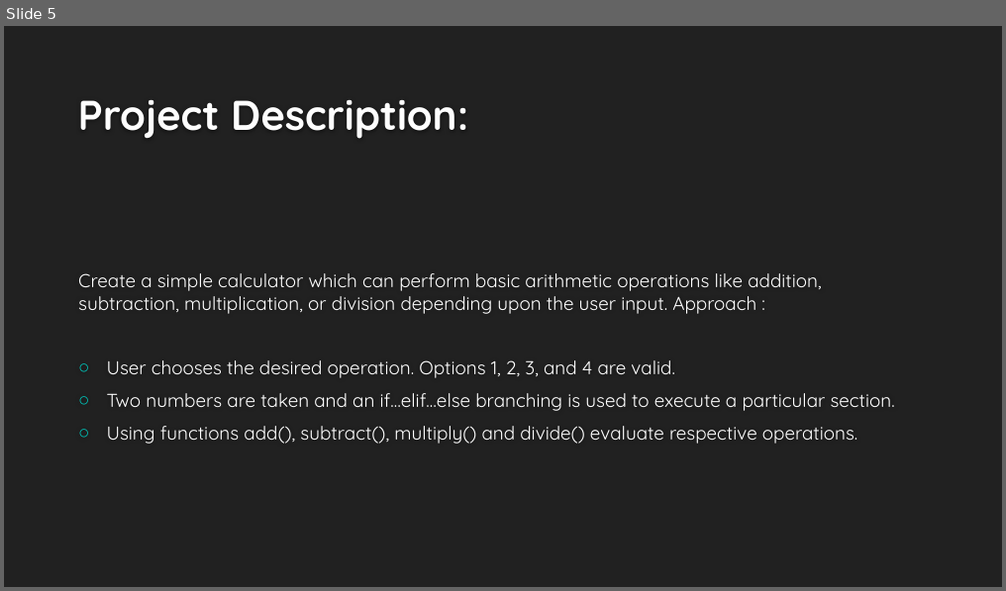
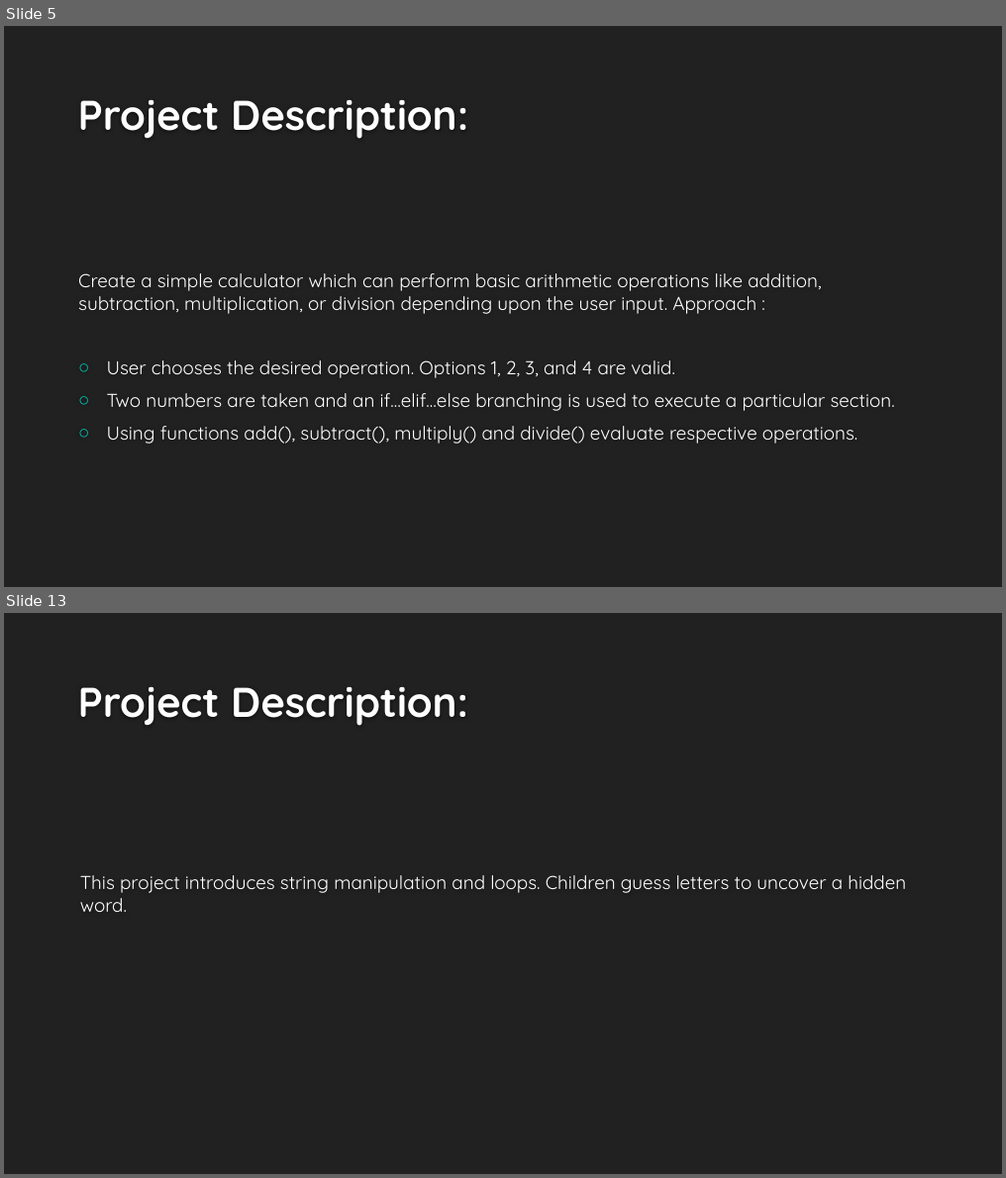
Before and after one commit to Islam-hady9/Programming-Course-using-Python-for-Kids, a slide deck: Lesson 10.pptx. Shown one above the other, each under a label of ours: slide 5 before the commit, slides 5 and 13 after it; the slides between them are not shown. The pictures are 1006x591 and 1006x1178 pixels, drawn with LibreOffice and Linux fonts; fonts in the diff are those of the drawing; background and template pictures are left out. Boxes give left, top, right and bottom in pixels: in the first picture for what was removed or moved away, otherwise in the second. Text is boxed around its words. In the diff, an @@ line names an element or a change of style, - is before the commit and + after.

```diff
--- a/Lesson 10.pptx
+++ b/Lesson 10.pptx
@@ slide 13 added at box(4, 613, 1002, 1174), background #212121 @@
@@ title added at box(78, 687, 468, 726), 40 pt, text #FEFEFE, bold @@
+Project Description:
@@ text added at box(80, 875, 906, 912), 18 pt, text #FFFFFF @@
+This project introduces string manipulation and loops. Children guess letters to uncover a hidden word.
```
Also in this commit, not shown: 9 other slides added.
